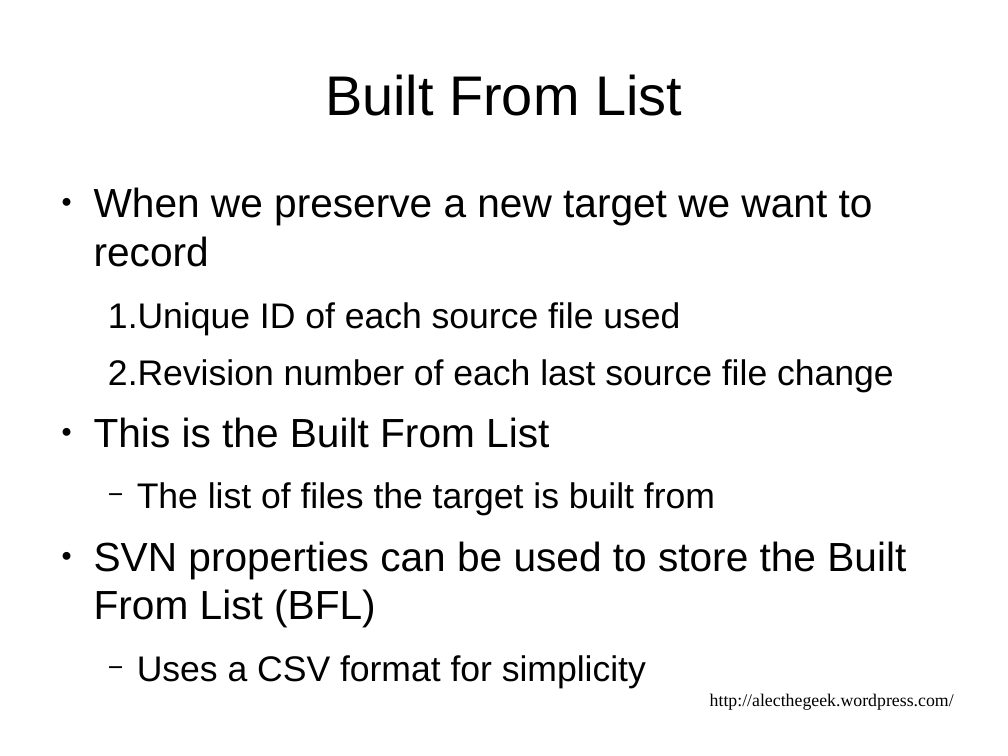
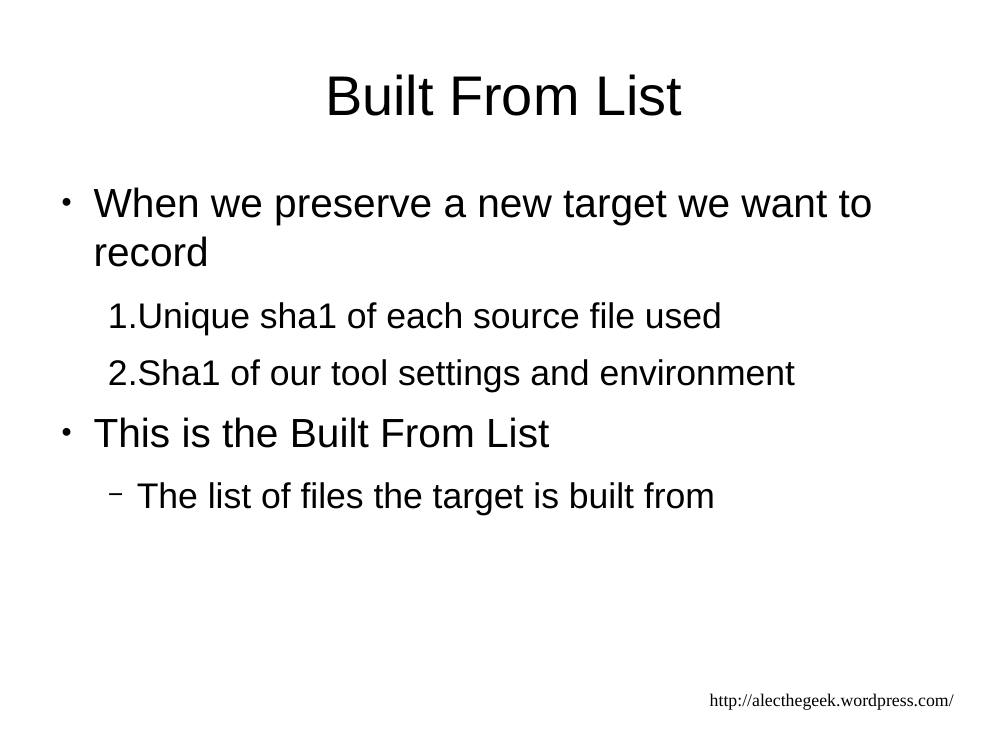
Before and after one commit to alecthegeek/gitbuilding, a slide deck: slide 26 of DevOpsDownUnderPresentation.odp (slide 22 before the commit). Drawn at 1008x756 pixels with LibreOffice and Linux fonts; fonts in the diff are those of the drawing. Boxes give left, top, right and bottom in pixels: in the first picture for what was removed or moved away, otherwise in the second. Text is boxed around its words. In the diff, an @@ line names an element or a change of style, - is before the commit and + after.

```diff
--- a/DevOpsDownUnderPresentation.odp
+++ b/DevOpsDownUnderPresentation.odp
@@ text at [108, 302, 795, 392]: text changed @@
-  1. Unique ID of each source file used
-  2. Revision number of each last source file change
+  1. Unique sha1 of each source file used
+  2. Sha1 of our tool settings and environment
@@ text at [94, 541, 906, 688]: paragraphs removed @@
-● SVN properties can be used to store the Built From List (BFL)
-  − Uses a CSV format for simplicity
```
Also in this commit, not shown: 16 other slides changed, 4 slides added.
